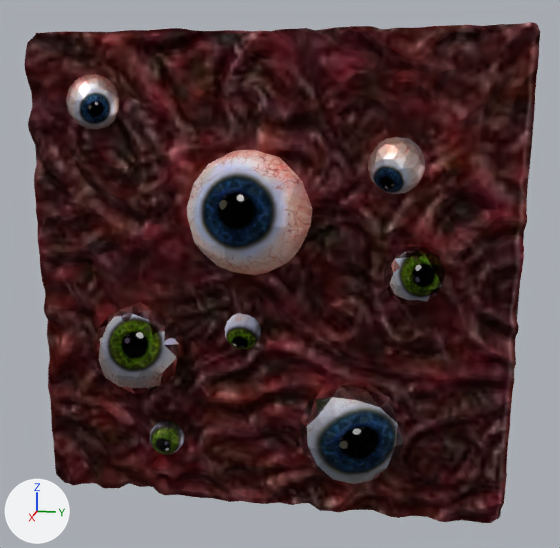
The glTF model resources/Enemies/wallofflesh.glb: old version first, new version second.
Camera for both pictures: a 50 mm camera at (13.98, 2.63, 3.17) aimed at (0.2, -0.13, -0.28). The axes (+X, +Y, +Z) are drawn at lower left. The lights are the same throughout. The first picture is the older version. Where no turn or scale is listed for an object, it has been applied to the vertices. Vertices at exactly the same position are counted once.
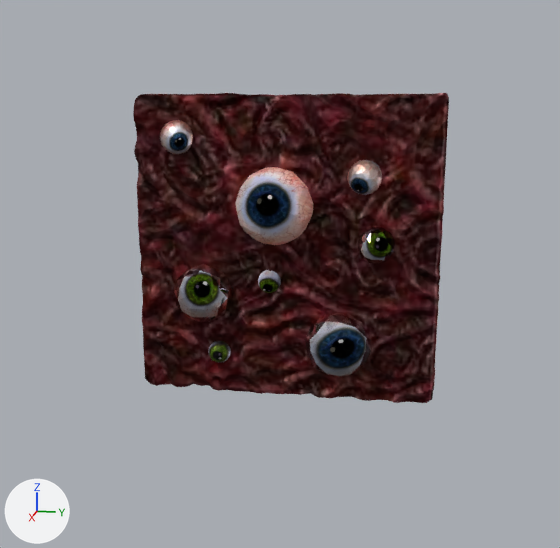
Edits to the scene script, one JSON object a line:
```json
{"block": "me_object_0", "where": "# used by ob_object_4; location = (2.0, -0.26, 1.16)"}
{"op": "remove", "block": "me_object_0", "code": "me_object_0.from_pydata(...)  # 85 vertices, 132 faces; spans x -0.52..1.0, y -1.02..1.01, z -1.0..1.0"}
{"op": "add", "block": "me_object_0", "code": "me_object_0.from_pydata(...)  # 4731 vertices, 9375 faces; spans x -2.8..0.73, y -2.97..2.8, z -2.77..3.01"}
{"block": "me_object_0", "change": "me_object_0 part 1: 85 vertices removed from x -0.52..1.0, y -1.02..1.01, z -1.0..1.0; 4731 vertices added at x -2.8..0.73, y -2.97..2.8, z -2.77..3.01"}
{"op": "add", "block": "me_object_0", "code": "me_object_0.materials.append(mat_material_002)  # picture img_image_0"}
{"op": "add", "block": "me_object_0", "code": "me_object_0.materials.append(mat_material_007)  # picture img_image_0"}
{"op": "add", "block": "me_object_0", "code": "me_object_0.materials.append(mat_material_003)  # picture img_image_0"}
{"op": "add", "block": "me_object_0", "code": "me_object_0.materials.append(mat_material_004)  # picture img_image_0"}
{"op": "add", "block": "me_object_0", "code": "me_object_0.materials.append(mat_material_006)  # picture img_image_0"}
{"op": "add", "block": "me_object_0", "code": "me_object_0.materials.append(mat_material_008)  # picture img_image_0"}
{"op": "add", "block": "me_object_0", "code": "me_object_0.materials.append(mat_material_009)  # picture img_image_0"}
{"op": "add", "block": "me_object_0", "code": "me_object_0.materials.append(mat_material)  # picture img_image_1"}
{"op": "set", "path": "ob_object_4.location", "old": "(2.0, -0.26, 1.16)", "new": "(0.0, 0.0, 0.0)"}
{"op": "remove", "block": "ob_object_6", "code": ["ob_object_6 = bpy.data.objects.new('Object_6', me_object_1)", "ob_object_6.location = (2.0, 2.37, 0.25)"]}
{"op": "remove", "block": "ob_object_8", "code": ["ob_object_8 = bpy.data.objects.new('Object_8', me_object_2)", "ob_object_8.location = (2.0, -2.2, -1.24)"]}
{"op": "remove", "block": "ob_object_10", "code": ["ob_object_10 = bpy.data.objects.new('Object_10', me_object_3)", "ob_object_10.location = (2.0, 1.45, -2.44)"]}
{"op": "remove", "block": "ob_object_12", "code": ["ob_object_12 = bpy.data.objects.new('Object_12', me_object_4)", "ob_object_12.location = (2.0, -0.4, -0.83)"]}
{"op": "remove", "block": "ob_object_14", "code": ["ob_object_14 = bpy.data.objects.new('Object_14', me_object_5)", "ob_object_14.location = (2.0, -2.82, 2.87)"]}
{"op": "remove", "block": "ob_object_16", "code": ["ob_object_16 = bpy.data.objects.new('Object_16', me_object_6)", "ob_object_16.location = (2.0, 2.03, 1.96)"]}
{"op": "remove", "block": "ob_object_18", "code": ["ob_object_18 = bpy.data.objects.new('Object_18', me_object_7)", "ob_object_18.location = (2.0, -1.8, -2.87)"]}
{"op": "remove", "block": "ob_object_20", "code": ["ob_object_20 = bpy.data.objects.new('Object_20', me_object_8)", "ob_object_20.location = (0.0, 0.0, 0.0)"]}
```

Pixel boxes [x1, y1, x2, y2] of what changed, in the pictures (560 x 548 px):
```json
{"object": "Object_20", "change": "deleted", "before": [24, 22, 540, 523], "on screen": "brown"}
{"object": "Object_4", "change": "reshaped, moved", "before": [187, 150, 312, 275], "after": [133, 93, 449, 403], "on screen": "152% wider, 147% taller"}
{"object": "Object_10", "change": "deleted", "before": [299, 381, 405, 484]}
{"object": "Object_8", "change": "deleted", "before": [93, 302, 186, 394]}
{"object": "Object_6", "change": "deleted", "before": [383, 246, 445, 307]}
{"object": "Object_16", "change": "deleted", "before": [368, 137, 425, 194]}
{"object": "Object_14", "change": "deleted", "before": [66, 74, 119, 129]}
{"object": "Object_12", "change": "deleted", "before": [225, 313, 261, 349]}
{"object": "Object_18", "change": "deleted", "before": [150, 420, 184, 455]}
```
